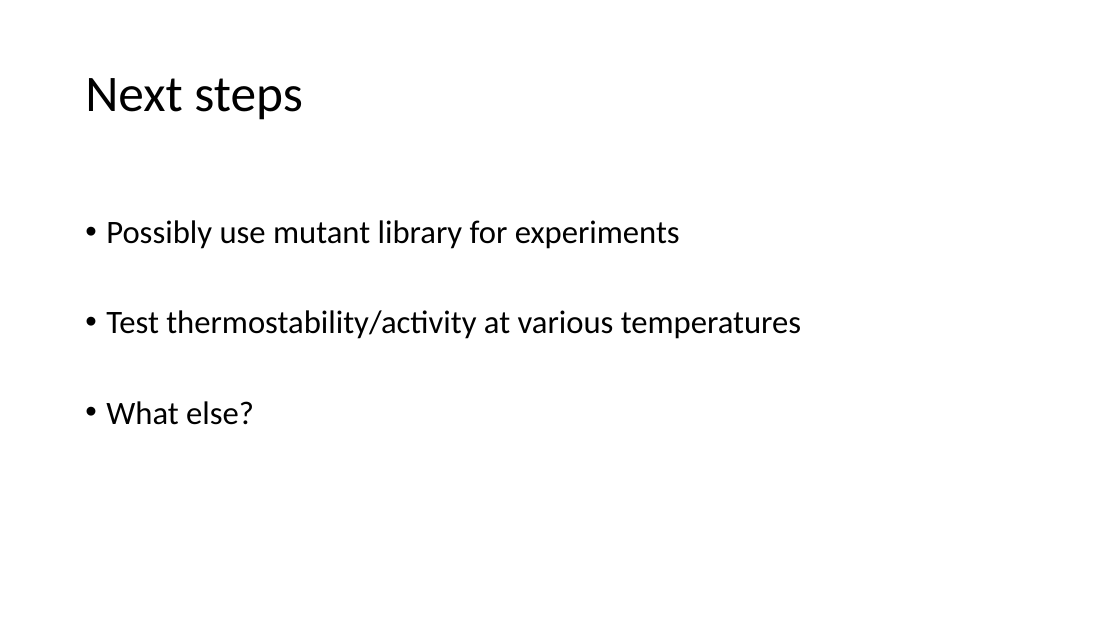
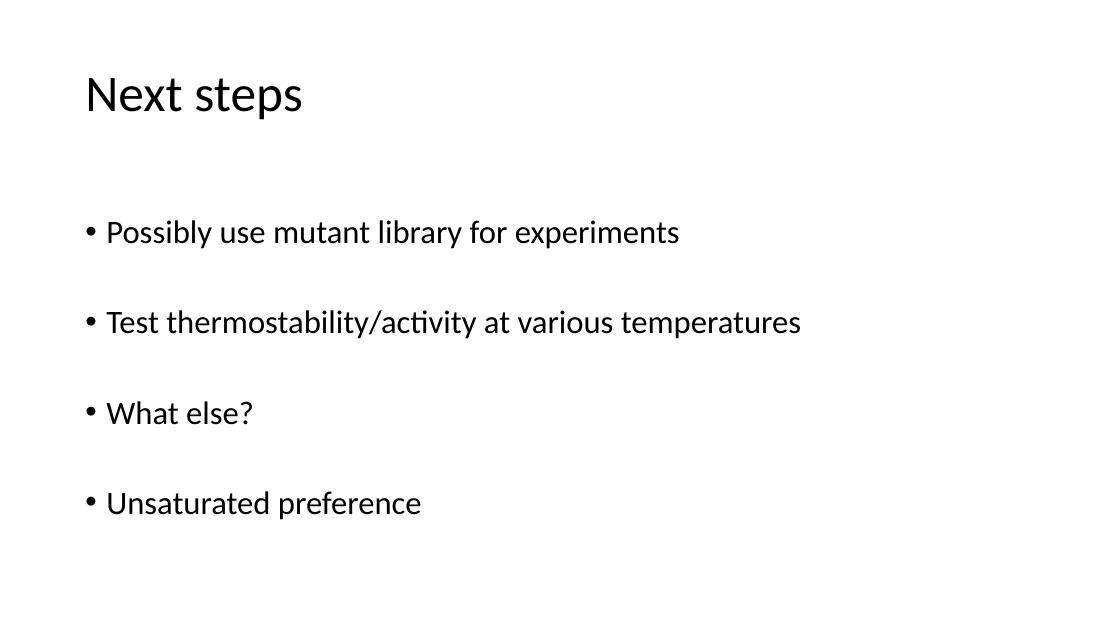
Before and after one commit to serina-robinson/TARA-thiolases, a slide deck: slide 7 of slides/072820 Lab meeting.pptx. Drawn at 1120x630 pixels with LibreOffice and Linux fonts; fonts in the diff are those of the drawing. Boxes give left, top, right and bottom in pixels: in the first picture for what was removed or moved away, otherwise in the second. Text is boxed around its words. In the diff, an @@ line names an element or a change of style, - is before the commit and + after.

```diff
--- a/slides/072820 Lab meeting.pptx
+++ b/slides/072820 Lab meeting.pptx
@@ text at (x1=106, y1=491, x2=422, y2=520): paragraph added @@
+• Unsaturated preference
```
Also in this commit, not shown: 1 other slide changed, 22 other files.
